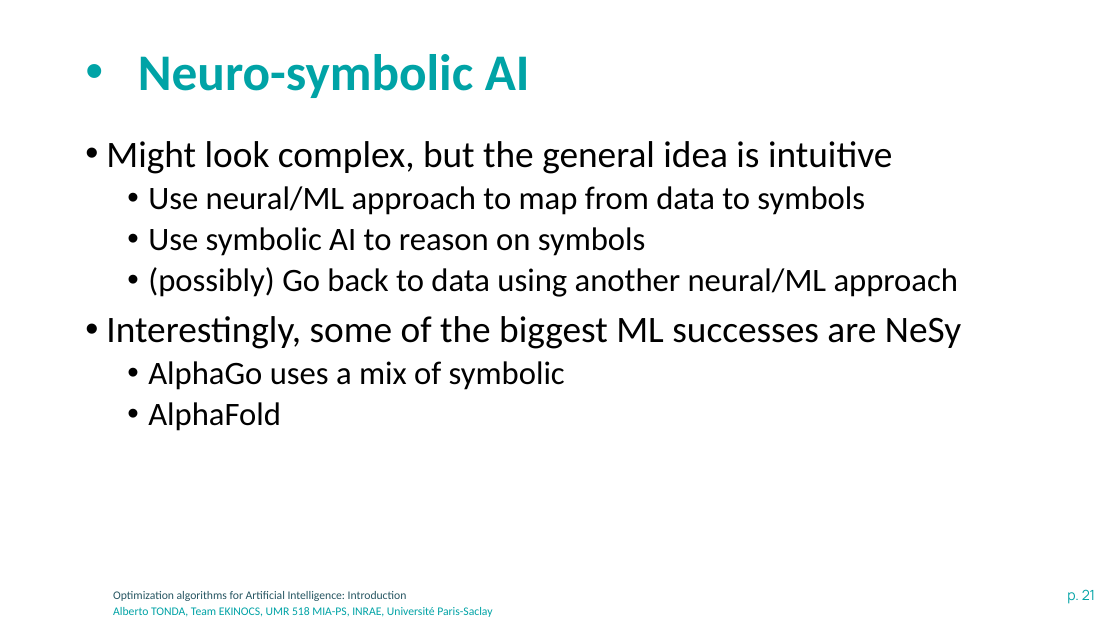
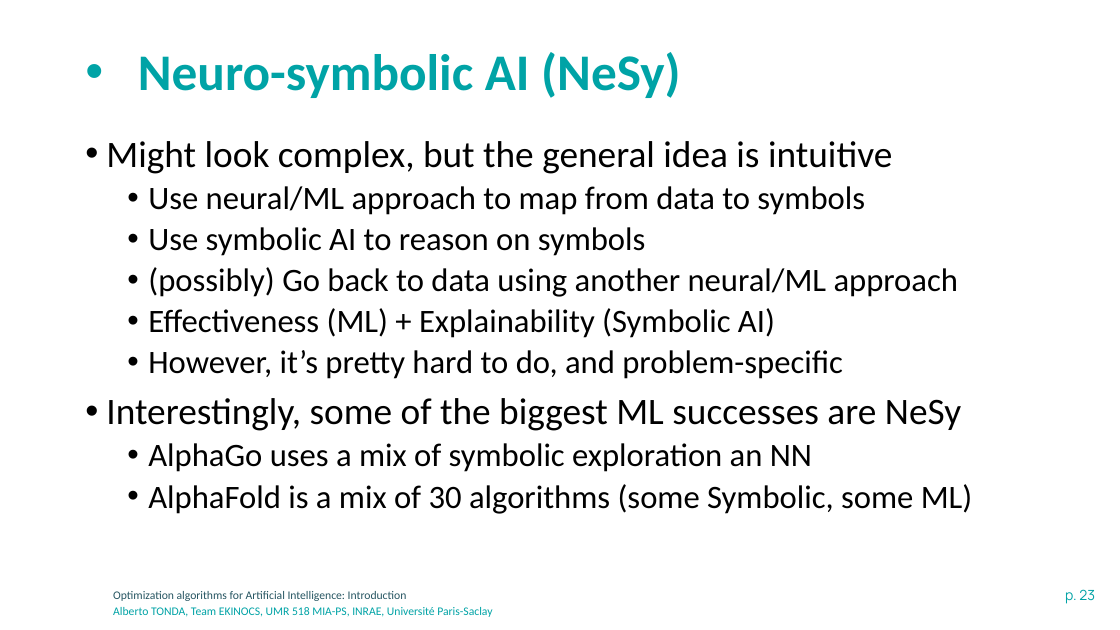
Before and after one commit to albertotonda/teaching, a slide deck: slide 23 of optimization-methods-for-artificial-intelligence/introduction.pptx (slide 21 before the commit). Drawn at 1120x630 pixels with LibreOffice and Linux fonts; fonts in the diff are those of the drawing; background and template pictures are left out. Boxes give left, top, right and bottom in pixels: in the first picture for what was removed or moved away, otherwise in the second. Text is boxed around its words. In the diff, an @@ line names an element or a change of style, - is before the commit and + after.

```diff
--- a/optimization-methods-for-artificial-intelligence/introduction.pptx
+++ b/optimization-methods-for-artificial-intelligence/introduction.pptx
@@ title at bbox=[138, 52, 680, 98]: text changed @@
-• Neuro-symbolic AI
+• Neuro-symbolic AI (NeSy)
@@ text at bbox=[148, 308, 842, 379]: paragraphs added @@
+  • Effectiveness (ML) + Explainability (Symbolic AI)
+  • However, it’s pretty hard to do, and problem-specific
@@ text at bbox=[148, 443, 972, 514]: text changed @@
-  • AlphaGo uses a mix of symbolic
-  • AlphaFold
+  • AlphaGo uses a mix of symbolic exploration an NN
+  • AlphaFold is a mix of 30 algorithms (some Symbolic, some ML)
@@ page number at bbox=[1065, 589, 1095, 604]: text changed @@
-p. 21
+p. 23
```
Also in this commit, not shown: 8 other slides changed, 2 slides added, 4 other files.
